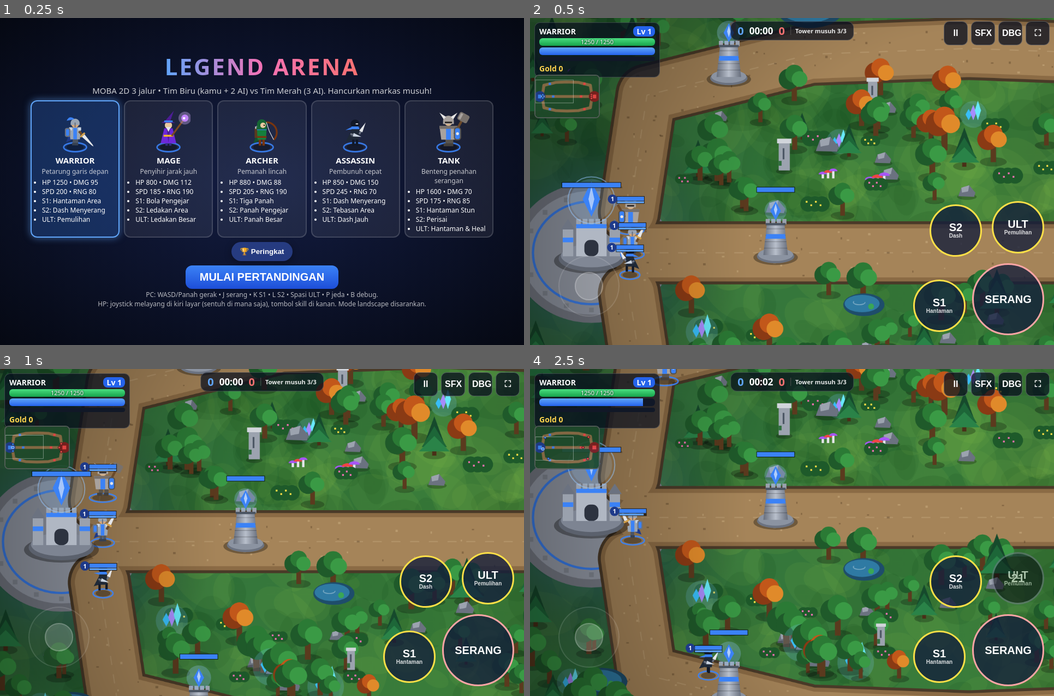
Above: before the commit, frames 1-4 (two rows, left to right).
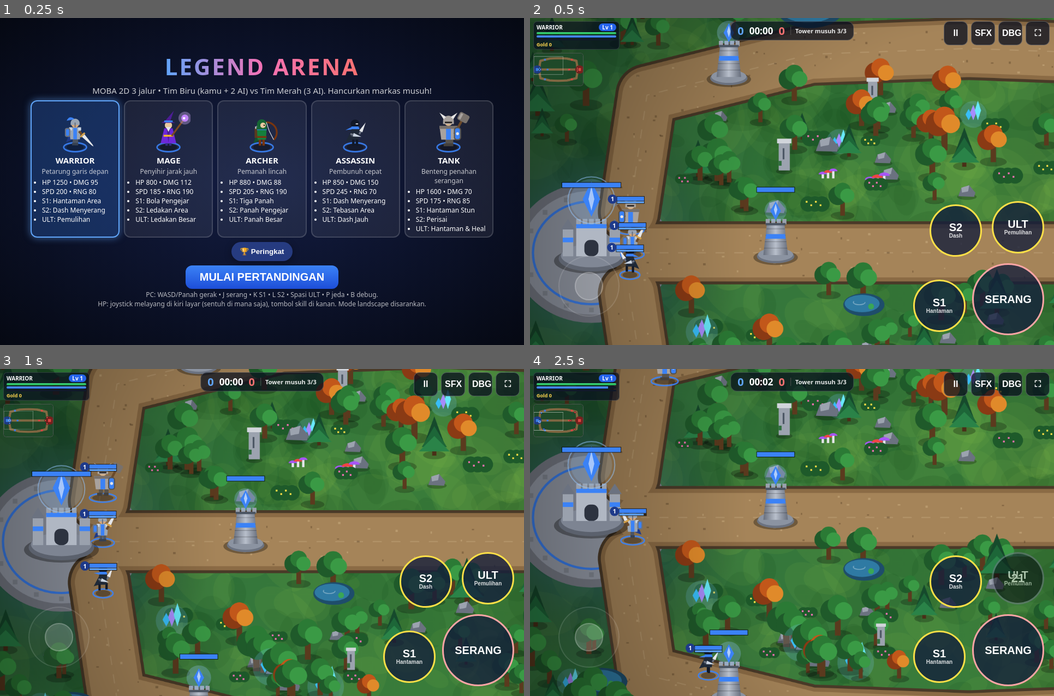
Above: after the commit, the same moments.

Repository: vexelkang-cell/gamepai
Game: browser game, page games/vexel-legend/index.html
Two runs of this game, one before a commit and one after it. Both use one fixed random seed, a clock stepped at 60 frames per second and the inputs below.
Inputs:
- Up to frame 1 (0.25 s): no input
- Up to frame 2 (0.5 s): click "MULAI PERTANDINGAN" at 0.27 s
- Up to frame 3 (1 s): no input
- Up to frame 4 (2.5 s): hold Right 1.03-1.53 s; tap Space at 1.1, 1.6, 2.1 s; hold Down 1.58-1.85 s; hold Left 1.9-2.47 s

Frame 1 is identical in both runs. In frame 2, 4.3% of the frame differs, in the area x 0-25%, y 1-31%; in frame 3, 4.2%; in frame 4, 4.6%.

Commit message:
Compact hero HUD bars and move minimap higher

Diff:
--- a/games/vexel-legend/index.html
+++ b/games/vexel-legend/index.html
@@ -11,17 +11,17 @@
 #game{position:fixed;inset:0;width:100vw;height:100vh;height:100dvh;display:block;touch-action:none}
 #hud{position:fixed;inset:0;width:100vw;height:100vh;height:100dvh;padding:env(safe-area-inset-top) env(safe-area-inset-right) env(safe-area-inset-bottom) env(safe-area-inset-left);pointer-events:none}
 .hidden{display:none!important}
-#heroPanel{position:absolute;left:max(8px,env(safe-area-inset-left));top:8px;width:min(34vw,230px);background:rgba(8,14,30,.72);border:1px solid rgba(255,255,255,.18);border-radius:10px;padding:6px 8px;font-size:clamp(10px,2.6vmin,14px)}
-#heroPanel .row{display:flex;justify-content:space-between;align-items:center;margin-bottom:3px}
+#heroPanel{position:absolute;left:max(6px,env(safe-area-inset-left));top:6px;width:min(27vw,158px);background:rgba(8,14,30,.68);border:1px solid rgba(255,255,255,.14);border-radius:7px;padding:3px 5px;font-size:clamp(8px,1.8vmin,10px)}
+#heroPanel .row{display:flex;justify-content:space-between;align-items:center;margin-bottom:2px}
 #hLvl{background:#2563eb;border-radius:8px;padding:0 6px;font-weight:700}
-.bar{position:relative;height:clamp(8px,2.4vmin,14px);background:#111827;border-radius:6px;overflow:hidden;margin-top:3px}
+.bar{position:relative;height:4px;background:#111827;border-radius:4px;overflow:hidden;margin-top:2px}
 .bar i{position:absolute;left:0;top:0;bottom:0;width:100%;transition:width .08s}
 .bar.hp i{background:linear-gradient(#4ade80,#16a34a)}
 .bar.mp i{background:linear-gradient(#60a5fa,#2563eb)}
-.bar.xp{height:clamp(5px,1.4vmin,8px)}
+.bar.xp{height:3px}
 .bar.xp i{background:linear-gradient(#fde047,#f59e0b)}
-.bar span{position:absolute;inset:0;text-align:center;font-size:clamp(8px,2vmin,11px);line-height:clamp(8px,2.4vmin,14px);text-shadow:0 0 3px #000}
-#goldTxt{margin-top:4px;color:#fcd34d;font-weight:700}
+.bar span{display:none}
+#goldTxt{margin-top:3px;color:#fcd34d;font-weight:700;font-size:9px;line-height:1.1}
 #scoreBoard{position:absolute;left:50%;top:6px;transform:translateX(-50%);display:flex;align-items:center;gap:10px;background:rgba(8,14,30,.72);border:1px solid rgba(255,255,255,.18);border-radius:12px;padding:3px 12px;font-weight:800;font-size:clamp(12px,3.4vmin,20px)}
 #scoreBoard .blue{color:#60a5fa}#scoreBoard .red{color:#f87171}
 #timeTxt{font-variant-numeric:tabular-nums;font-size:.85em}
@@ -29,7 +29,7 @@
 #topBtns{position:absolute;right:max(8px,env(safe-area-inset-right));top:6px;display:flex;gap:6px;pointer-events:auto}
 #topBtns button{width:clamp(30px,8vmin,44px);height:clamp(30px,8vmin,44px);border-radius:10px;border:1px solid rgba(255,255,255,.25);background:rgba(8,14,30,.75);color:#fff;font-weight:700;font-size:clamp(11px,3vmin,16px)}
 #topBtns button.on{background:#b45309}
-#minimap{position:absolute;left:max(8px,env(safe-area-inset-left));right:auto;top:calc(8px + clamp(96px,15vmin,116px));width:min(18vw,120px);aspect-ratio:3/2;border:2px solid rgba(255,255,255,.3);border-radius:8px;background:#0a1a10;opacity:.92}
+#minimap{position:absolute;left:max(6px,env(safe-area-inset-left));right:auto;top:64px;width:min(15vw,92px);aspect-ratio:3/2;border:1px solid rgba(255,255,255,.28);border-radius:6px;background:#0a1a10;opacity:.9}
 #joyZone{position:absolute;left:0;top:18%;bottom:0;width:50%;pointer-events:auto;touch-action:none}
 #joyBase{position:absolute;width:112px;height:112px;margin:-56px 0 0 -56px;border-radius:50%;border:2px solid rgba(255,255,255,.35);background:rgba(255,255,255,.08);opacity:.35;left:18vmin;bottom:18vmin;transform:translate(0,50%)}
 #joyBase.active{opacity:.9}
